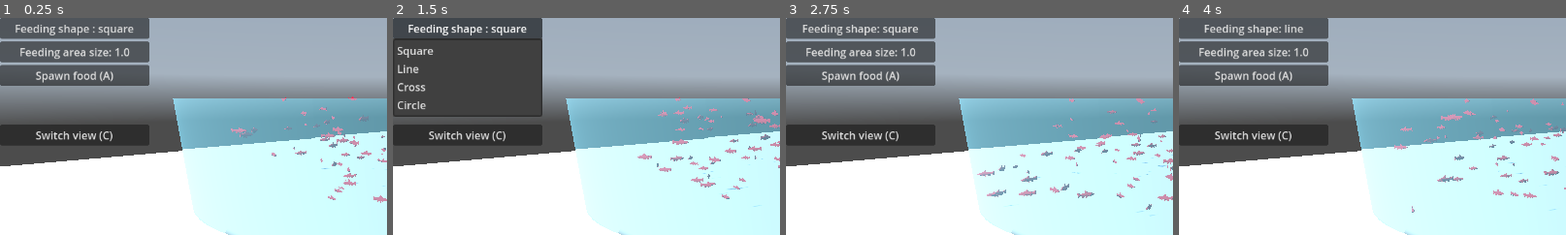
Above: before the commit, frames 1-4 (left to right).
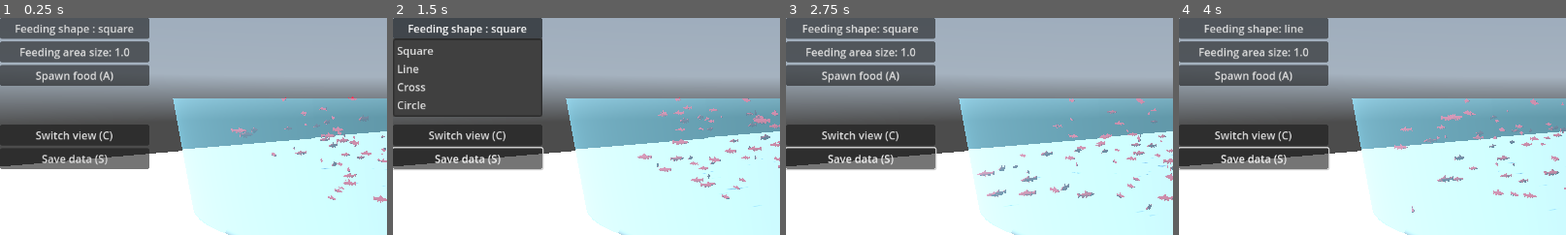
Above: after the commit, the same moments.

Repository: elegaanz/collective-behavior
Game: Godot game, scene res://Main.tscn
Two runs of this game, one before a commit and one after it. Both use one fixed random seed, a clock stepped at 60 frames per second and the inputs below. A sky picture missing from this copy of the repository is replaced by a grey-blue gradient.
Inputs (mouse positions are % of the whole screen's width and height, from its top left):
- Up to frame 1 (0.25 s): no input
- Up to frame 2 (1.5 s): click (10, 32) at 0.5 s, where only the run after the commit has a clickable "Save data (S)"; click "Feeding shape : square" at 1.25 s
- Up to frame 3 (2.75 s): click "Feeding area size: 1.0" at 2 s
- Up to frame 4 (4 s): click "Feeding shape: square" at 2.75 s; click "Spawn food (A)" at 3.5 s
The pictures show only the part of the screen within x 0-50%, y 0-50%; the shares and areas given below are measured in that part.

The runs differ from the first frame. In frame 1, 3.5% of the frame differs, in the area x 0-39%, y 60-70%; in frame 2, 4.1%, in the area x 0-40%, y 59-71%; in frame 3, 4.1%; in frame 4, 4.1%.

Commit message:
Add a save button

Diff:
--- a/Main.gd
+++ b/Main.gd
@@ -142,3 +142,8 @@
 	var evt = InputEventAction.new()
 	evt.action = "switch_camera"
 	Input.parse_input_event(evt)
+
+func _on_save_button_pressed():
+	var evt = InputEventAction.new()
+	evt.action = "save_fish"
+	Input.parse_input_event(evt)
--- a/Main.tscn
+++ b/Main.tscn
@@ -114,5 +114,10 @@
 layout_mode = 2
 text = "Switch view (C)"
 
+[node name="SaveButton" type="Button" parent="HFlowContainer"]
+layout_mode = 2
+text = "Save data (S)"
+
 [connection signal="pressed" from="HFlowContainer/SpawnButton" to="." method="_on_spawn_button_pressed"]
 [connection signal="pressed" from="HFlowContainer/CameraButton" to="." method="_on_camera_button_pressed"]
+[connection signal="pressed" from="HFlowContainer/SaveButton" to="." method="_on_save_button_pressed"]
